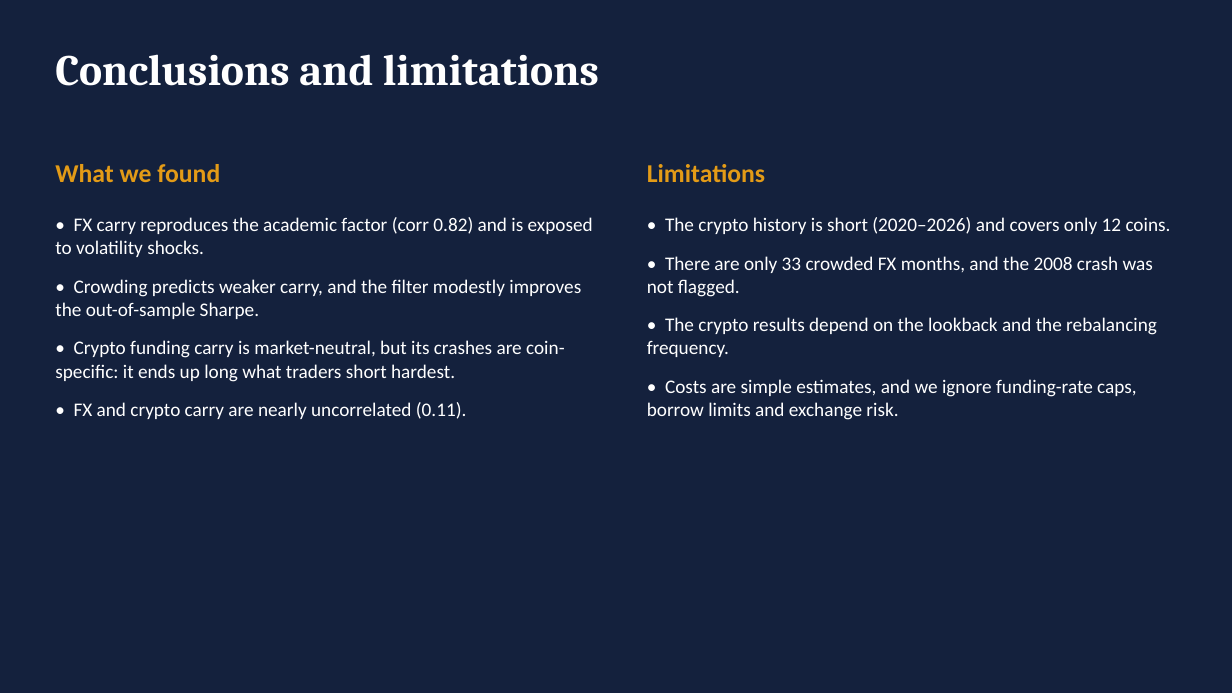
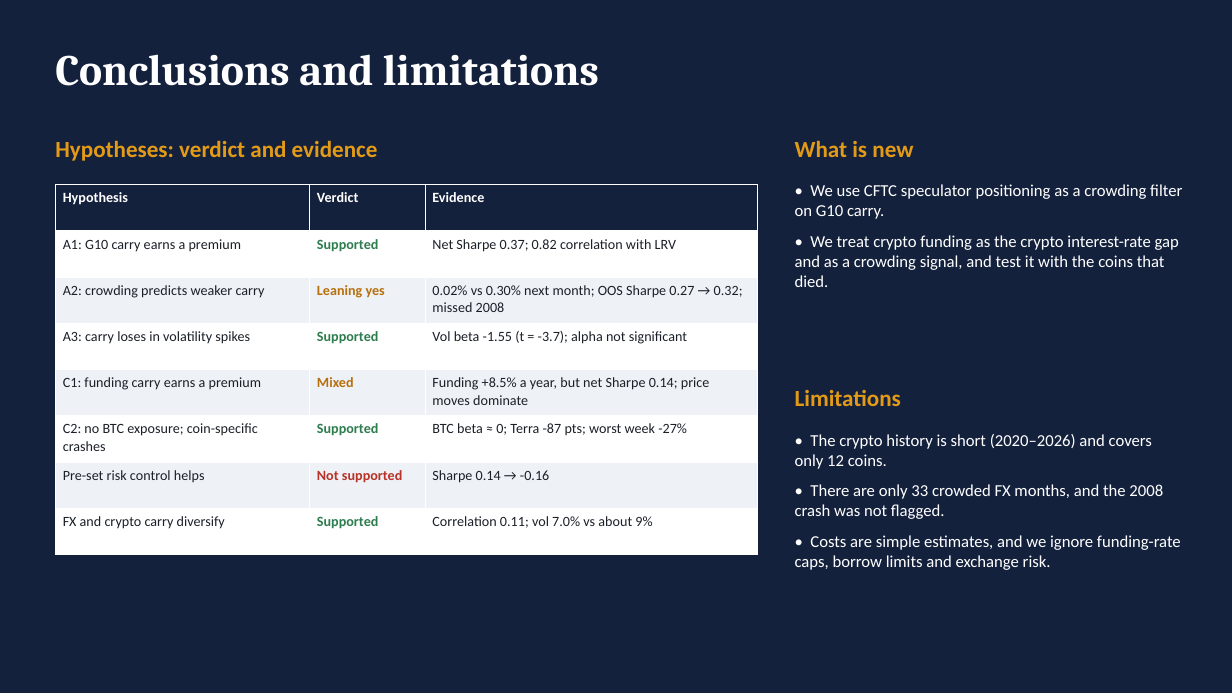
Before and after one commit to rezazamani2329/currency-crypto-carry, a slide deck: slide 10 of slides/presentation_10min.pptx. Drawn at 1232x693 pixels with LibreOffice and Linux fonts; fonts in the diff are those of the drawing. Boxes give left, top, right and bottom in pixels: in the first picture for what was removed or moved away, otherwise in the second. Text is boxed around its words. In the diff, an @@ line names an element or a change of style, - is before the commit and + after.

Commit message:
10-minute deck: performance boxes for A and C, hypothesis verdict table, robustness and originality on slides

```diff
--- a/slides/presentation_10min.pptx
+++ b/slides/presentation_10min.pptx
@@ text at (x1=55, y1=140, x2=378, y2=161): text changed; size 20 to 18 pt @@
-What we found
+Hypotheses: verdict and evidence
@@ text added at (x1=795, y1=140, x2=913, y2=157), 18 pt, text #E39B17, bold @@
+What is new
@@ table added at (x1=55, y1=185, x2=758, y2=555), 8 rows, 3 columns @@
+Hypothesis | Verdict | Evidence
+A1: G10 carry earns a premium | Supported | Net Sharpe 0.37; 0.82 correlation with LRV
+A2: crowding predicts weaker carry | Leaning yes | 0.02% vs 0.30% next month; OOS Sharpe 0.27 → 0.32; missed 2008
+A3: carry loses in volatility spikes | Supported | Vol beta -1.55 (t = -3.7); alpha not significant
+C1: funding carry earns a premium | Mixed | Funding +8.5% a year, but net Sharpe 0.14; price moves dominate
+C2: no BTC exposure; coin-specific crashes | Supported | BTC beta ≈ 0; Terra -87 pts; worst week -27%
+Pre-set risk control helps | Not supported | Sharpe 0.14 → -0.16
+FX and crypto carry diversify | Supported | Correlation 0.11; vol 7.0% vs about 9%
@@ text added at (x1=795, y1=184, x2=1182, y2=287), 13 pt, text #FFFFFF @@
+• We use CFTC speculator positioning as a crowding filter on G10 carry.
+• We treat crypto funding as the crypto interest-rate gap and as a crowding signal, and test it with the coins that died.
@@ text removed at (x1=55, y1=217, x2=593, y2=419) @@
-• FX carry reproduces the academic factor (corr 0.82) and is exposed to volatility shocks.
-• Crowding predicts weaker carry, and the filter modestly improves the out-of-sample Sharpe.
-• Crypto funding carry is market-neutral, but its crashes are coin-specific: it ends up long what traders short hardest.
-• FX and crypto carry are nearly uncorrelated (0.11).
@@ text at (x1=647, y1=317, x2=1157, y2=357): paragraph removed @@
-• The crypto results depend on the lookback and the rebalancing frequency.
@@ text "Limitations" moved from (x1=647, y1=164, x2=765, y2=182) to (x1=795, y1=390, x2=901, y2=406) @@
@@ text "Limitations" at (x1=795, y1=390, x2=901, y2=406): size 20 to 18 pt @@
@@ text "• The crypto history is ..." moved from (x1=647, y1=217, x2=1171, y2=420) to (x1=795, y1=434, x2=1181, y2=570) @@
@@ text "• The crypto history is ..." at (x1=795, y1=434, x2=1181, y2=570): size 15 to 13 pt; less space between paragraphs @@
```
Also in this commit, not shown: 3 other slides changed, 5 other files.
